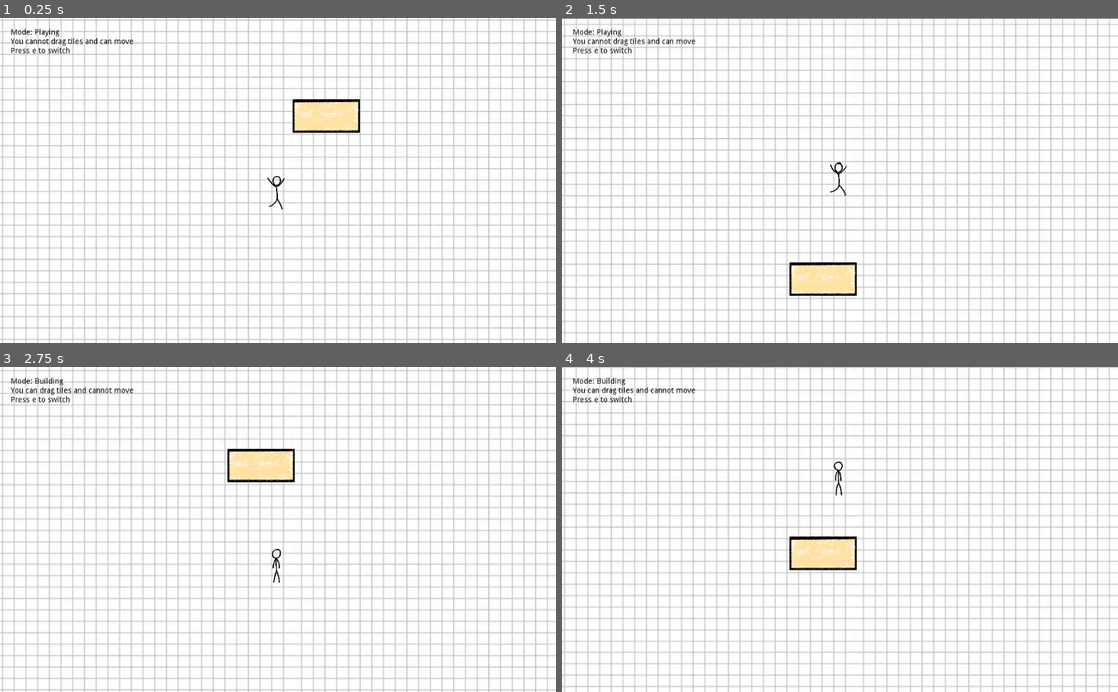
Above: before the commit, frames 1-4 (two rows, left to right).
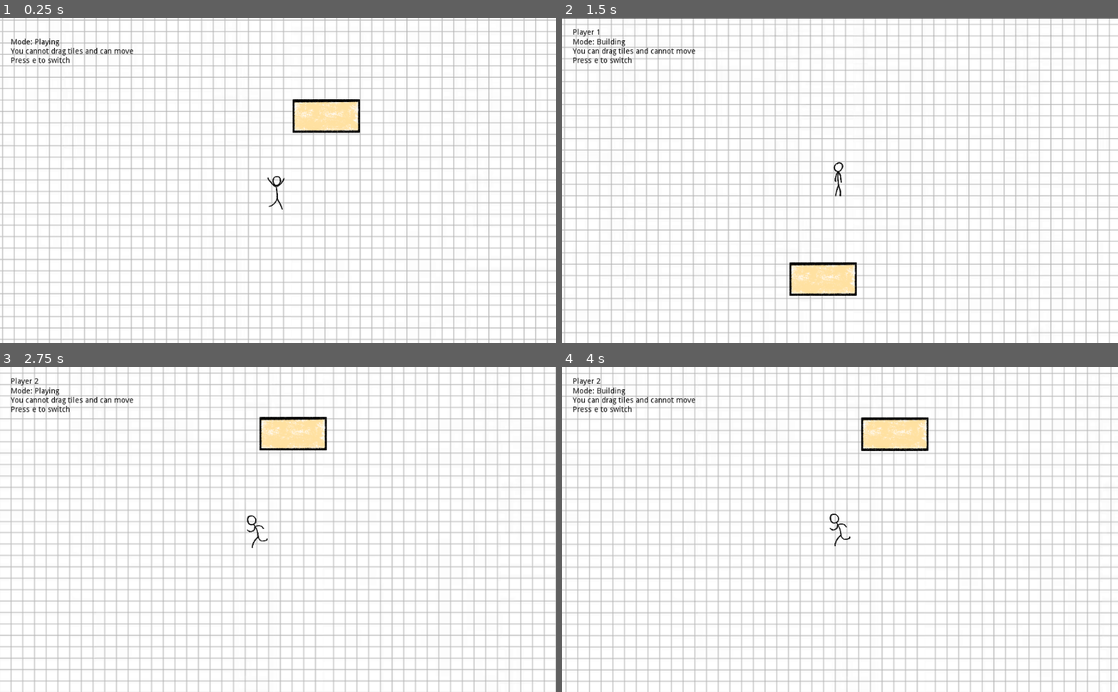
Above: after the commit, the same moments.

Repository: DominickRobinson/Supreme-Hen-Donkey
Game: Godot game, scene res://DemoScene.tscn
Same seed, same stepped clock (60 frames per second), same inputs: the game is played once before the commit and once after it.
Inputs (mouse positions are in pixels of both pictures, inside the frame that each line leads up to):
- Up to frame 1 (0.25 s): no input
- Up to frame 2 (1.5 s): tap E (debug1) at 0.5, 1.25 s; drag from (890, 86) to (828, 196) at 0.52 s; drag from (678, 307) to (828, 151) at 1.27 s
- Up to frame 3 (2.75 s): tap E (debug1) at 2 s; move the mouse to (333, 458) at 2.02 s; press the mouse at (333, 458) at 2.03 s; hold A (left) from 2.03 s (still down)
- Up to frame 4 (4 s): release A (left) at 2.75 s; release the mouse at (895, 458) at 2.75 s; tap E (debug1) at 2.75, 3.5 s; drag from (812, 594) to (678, 513) at 2.77 s; move the mouse to (1006, 578) at 3.52 s; press the mouse at (1006, 578) at 3.53 s; hold D (right) from 3.53 s (still down); tap Space (jump) at 3.77 s

The runs differ from the first frame. In frame 1, 0.7% of the frame differs, in the area x 1-24%, y 3-14%; in frame 2, 0.8%; in frame 3, 33%; in frame 4, 34%, in the area x 0-100%, y 0-100%.

Commit message:
Players change on round change

Diff:
--- a/Supreme-Hen-Donkey/DemoScene.tscn
+++ b/Supreme-Hen-Donkey/DemoScene.tscn
@@ -6,7 +6,7 @@
 [ext_resource path="res://Prefabs/DraggableTile.tscn" type="PackedScene" id=4]
 [ext_resource path="res://Prefabs/DraggableTileBlock.tscn" type="PackedScene" id=5]
 [ext_resource path="res://Prefabs/MovingPlatform.tscn" type="PackedScene" id=6]
-[ext_resource path="res://GameManager.gd" type="Script" id=7]
+[ext_resource path="res://Scripts/GameManager.gd" type="Script" id=7]
 [ext_resource path="res://UI.tscn" type="PackedScene" id=8]
 
 [sub_resource type="RectangleShape2D" id=1]
--- /dev/null
+++ b/Supreme-Hen-Donkey/Scripts/DebugText.gd
@@ -0,0 +1,22 @@
+extends VBoxContainer
+
+var debugOn := true
+
+func _ready():
+	Globals.debugText = self
+	$ModeText.set_text('Mode: Playing\nYou cannot drag tiles and can move\nPress e to switch\n')
+	Globals.GM.connect('switchMode', self, 'textMode')
+	Globals.GM.connect('switchPlayer', self, 'textPlayer')
+
+
+func textMode(mode):
+	match mode:
+		Globals.Modes.PLAYING:
+			$ModeText.set_text('Mode: Playing\nYou cannot drag tiles and can move\nPress e to switch\n')
+
+		Globals.Modes.BUILDING:
+			$ModeText.set_text('Mode: Building\nYou can drag tiles and cannot move\nPress e to switch\n')
+
+
+func textPlayer(player):
+	$PlayingText.set_text('Player %d' % player)
--- a/Supreme-Hen-Donkey/GameManager.gd
+++ b/Supreme-Hen-Donkey/Scripts/GameManager.gd
@@ -2,15 +2,17 @@
 
 var currPlayer := 1
 var currMode = Globals.Modes.PLAYING
+var bothBuilt := false
 
 export(NodePath) var playerNP: NodePath
 onready var player = get_node(playerNP)
 
 signal switchMode(mode)
+signal switchPlayer(player)
 
 # Called when the node enters the scene tree for the first time.
 func _ready():
-	pass # Replace with function body.
+	Globals.GM = self
 
 
 # Called every frame. 'delta' is the elapsed time since the previous frame.
@@ -25,8 +27,28 @@
 
 func _input(event):
 	if event.is_action_pressed("debug1"):
-		print("Disabling")
+		advanceRound()
+
+
+func getNextPlayer():
+	return (currPlayer % 2) + 1
+
+
+func advanceRound():
+	if currMode == Globals.Modes.PLAYING:
+		currPlayer = getNextPlayer()
 		switchMode()
+
+	elif currMode == Globals.Modes.BUILDING:
+		currPlayer = getNextPlayer()
+		if !bothBuilt:
+			bothBuilt = true
+		else:
+			bothBuilt = false
+			switchMode()
+
+	print(currPlayer)
+	emit_signal('switchPlayer', currPlayer)
 
 
 func switchMode():
--- a/Supreme-Hen-Donkey/Scripts/Globals.gd
+++ b/Supreme-Hen-Donkey/Scripts/Globals.gd
@@ -1,3 +1,6 @@
 extends Node
 
 enum Modes {PLAYING, BUILDING}
+
+var GM = null
+var debugText = null
--- a/Supreme-Hen-Donkey/Scripts/ModeIndicator.gd
+++ /dev/null
@@ -1,15 +0,0 @@
-extends Label
-
-
-func _ready():
-	set_text('Mode: Playing\nYou cannot drag tiles and can move\nPress e to switch')
-	get_node("/root/DemoScene/GameManager/").connect('switchMode', self, '_on_switchMode')
-
-
-func _on_switchMode(mode):
-	match mode:
-		Globals.Modes.PLAYING:
-			set_text('Mode: Playing\nYou cannot drag tiles and can move\nPress e to switch')
-
-		Globals.Modes.BUILDING:
-			set_text('Mode: Building\nYou can drag tiles and cannot move\nPress e to switch')
--- a/Supreme-Hen-Donkey/UI.tscn
+++ b/Supreme-Hen-Donkey/UI.tscn
@@ -1,6 +1,6 @@
 [gd_scene load_steps=2 format=2]
 
-[ext_resource path="res://Scripts/ModeIndicator.gd" type="Script" id=1]
+[ext_resource path="res://Scripts/DebugText.gd" type="Script" id=1]
 
 [node name="UI" type="MarginContainer"]
 margin_left = 20.0
@@ -11,13 +11,19 @@
 "_edit_use_anchors_": false
 }
 
-[node name="VBoxContainer" type="VBoxContainer" parent="."]
+[node name="DebugText" type="VBoxContainer" parent="."]
 margin_right = 44.0
-margin_bottom = 14.0
+margin_bottom = 32.0
+script = ExtResource( 1 )
 
-[node name="Label" type="Label" parent="VBoxContainer"]
+[node name="PlayingText" type="Label" parent="DebugText"]
 margin_right = 44.0
 margin_bottom = 14.0
 custom_colors/font_color = Color( 0, 0, 0, 1 )
+
+[node name="ModeText" type="Label" parent="DebugText"]
+margin_top = 18.0
+margin_right = 44.0
+margin_bottom = 32.0
+custom_colors/font_color = Color( 0, 0, 0, 1 )
 text = "Mode: "
-script = ExtResource( 1 )
--- /dev/null
+++ b/Supreme-Hen-Donkey/debug_text.tres
@@ -0,0 +1,9 @@
+[gd_resource type="Theme" load_steps=3 format=2]
+
+[sub_resource type="DynamicFontData" id=1]
+
+[sub_resource type="DynamicFont" id=2]
+font_data = SubResource( 1 )
+
+[resource]
+default_font = SubResource( 2 )
